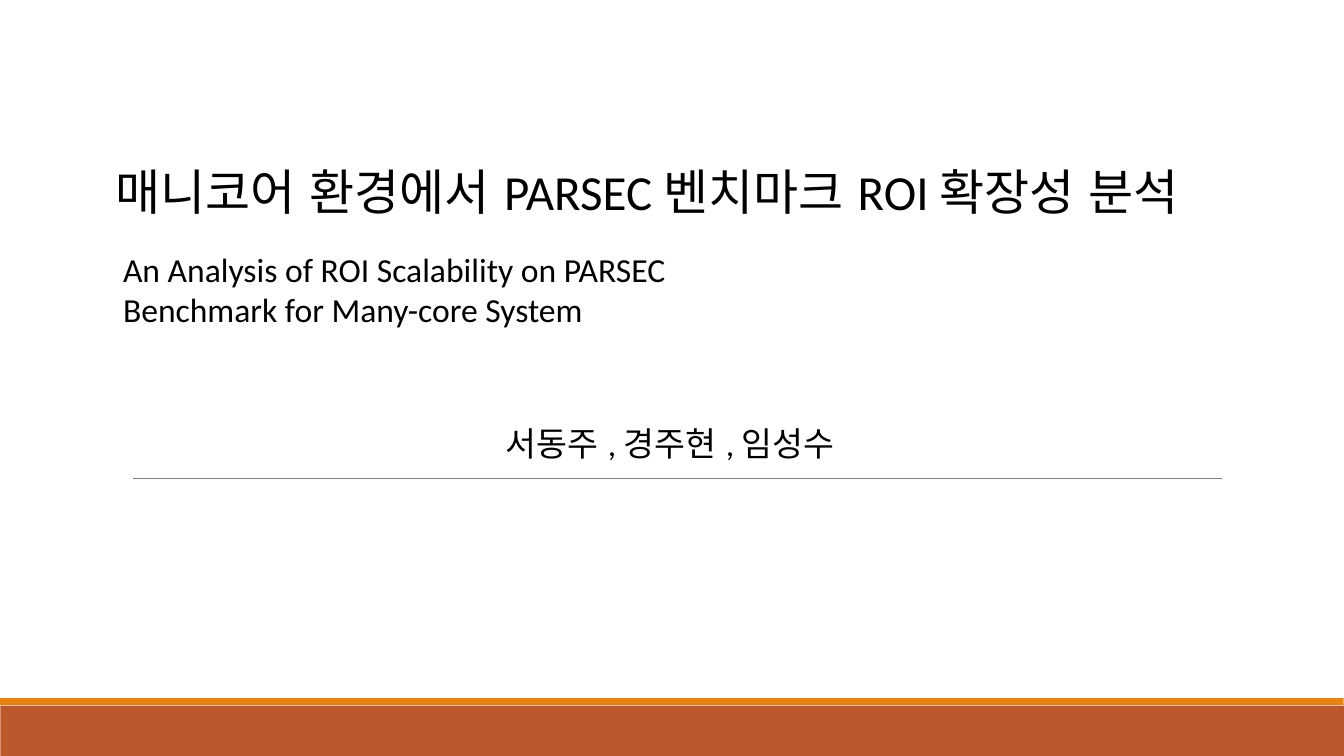
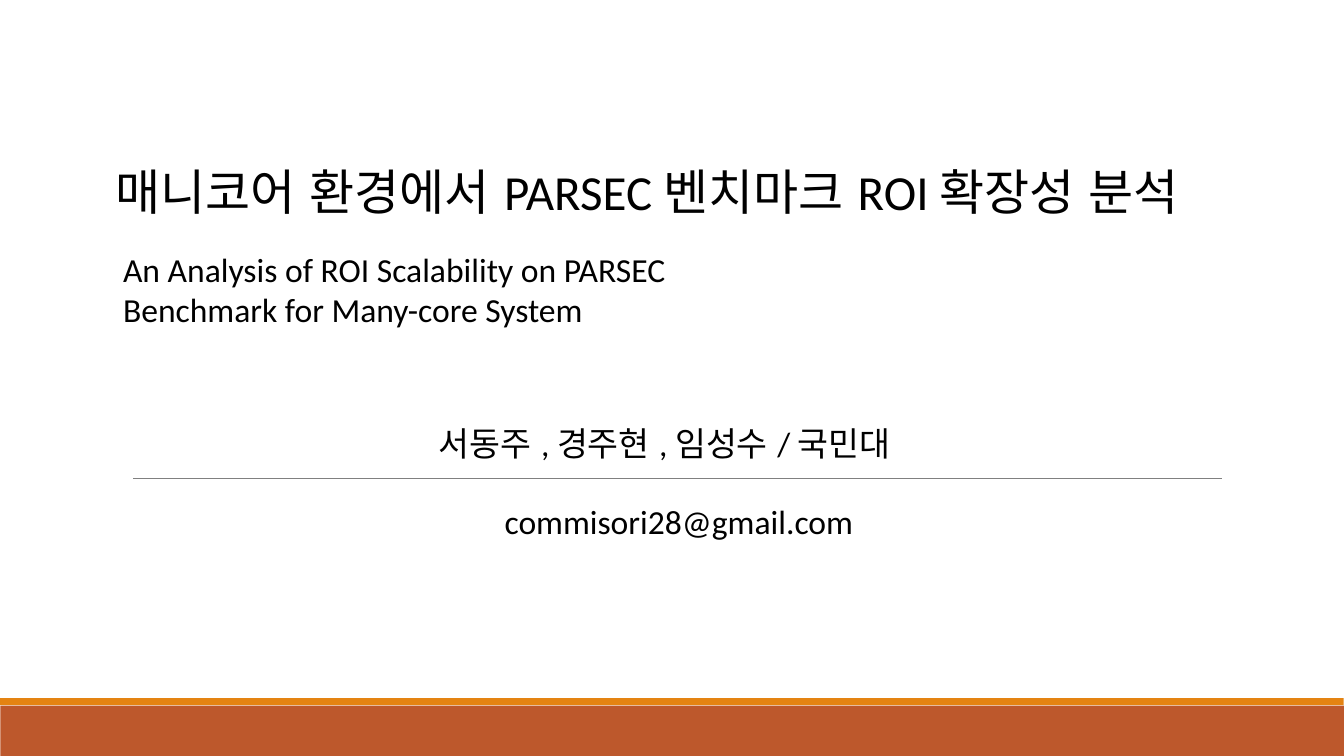
Before and after one commit to DongDongJu/PARSEC_MANYCORE, a slide deck: slide 1 of paper/poster_present.pptx. Drawn at 1344x756 pixels with LibreOffice and Linux fonts; fonts in the diff are those of the drawing. Boxes give left, top, right and bottom in pixels: in the first picture for what was removed or moved away, otherwise in the second. Text is boxed around its words. In the diff, an @@ line names an element or a change of style, - is before the commit and + after.

```diff
--- a/paper/poster_present.pptx
+++ b/paper/poster_present.pptx
@@ text at bbox=[439, 428, 891, 459]: text changed @@
-서동주 , 경주현 , 임성수
+서동주 , 경주현 , 임성수 / 국민대
@@ text added at bbox=[505, 510, 853, 540], 24 pt, text #000000 @@
+commisori28@gmail.com
```
Also in this commit, not shown: 1 other file.
